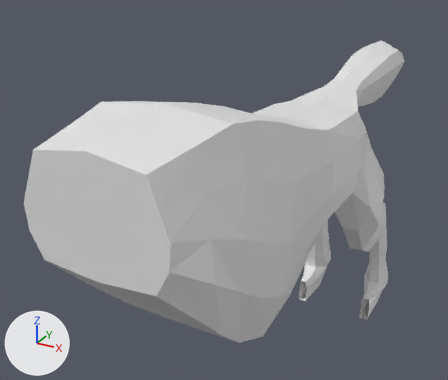
Before and after pictures for a commit that changed the Blender file Toys/10Min_mine/2025_04/0411_AnimalBase.blend.
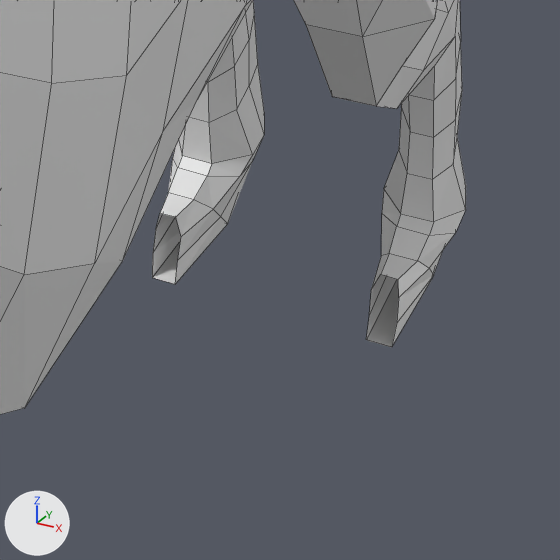
Each version appears first whole from a camera (50 mm lens) standing at (2.88, -7.14, 3.9) and looking at (-1.1, 0.09, 0.28), and next in a close-up on the part from 57% to 93% of the width and 58% to 100% of the height. The lights are fixed; the arrows at lower left show +X, +Y and +Z. The close-ups show mesh edges as thin lines.
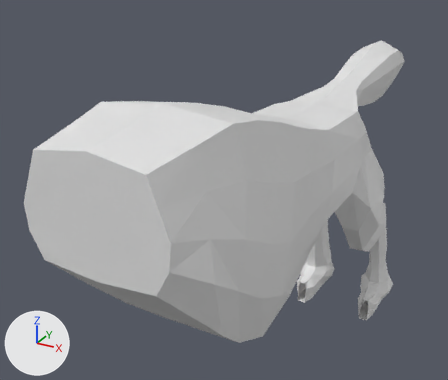
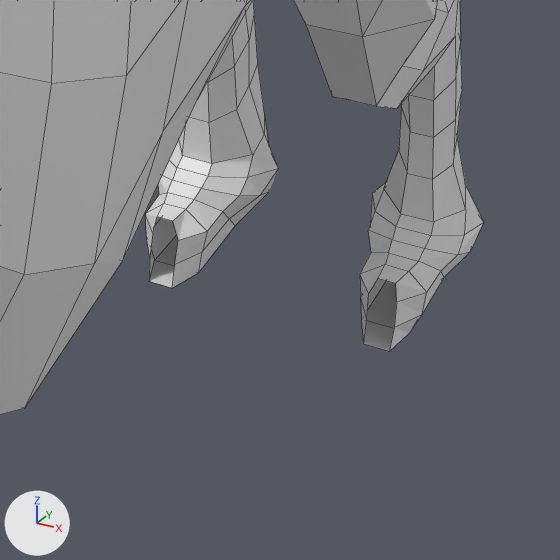
Pixel boxes (x1, y1, x2, y2) of what changed, in the close-ups (560 x 560 px):
'Cube', reshaped
    before: (0, 0, 466, 415)
    after: (0, 0, 484, 415)
part 1 of me_cube, built on
    before: (152, 136, 465, 347)
    after: (146, 114, 484, 351)

The edits, one by one:
me_cube is used by ob_cube; location (0.0, -2.953, 1.619).
me_cube had 215 vertices, 190 faces and spanned x 0.0..0.98, y -1.0..7.91, z -4.31..0.85.
me_cube now has 231 vertices, 206 faces and spans x 0.0..0.98, y -1.0..7.91, z -4.31..0.85.
Part 1, on me_cube:
2 vertices are removed from x 0.47..0.68, y 5.4..5.52, z -4.02..-3.92.
12 faces are deleted.
8 vertices in x 0.52..0.67, y 5.16..5.19, z -4.31..-3.92 move by (0.0, -0.04, 0.0).
12 vertices move from x 0.39..0.79, y 5.52..6.2, z -4.31..-3.84 to x 0.27..0.87, y 5.55..6.2, z -4.14..-3.84.
18 vertices are added at x 0.36..0.78, y 5.3..5.86, z -4.31..-3.88.
28 new faces join them.
